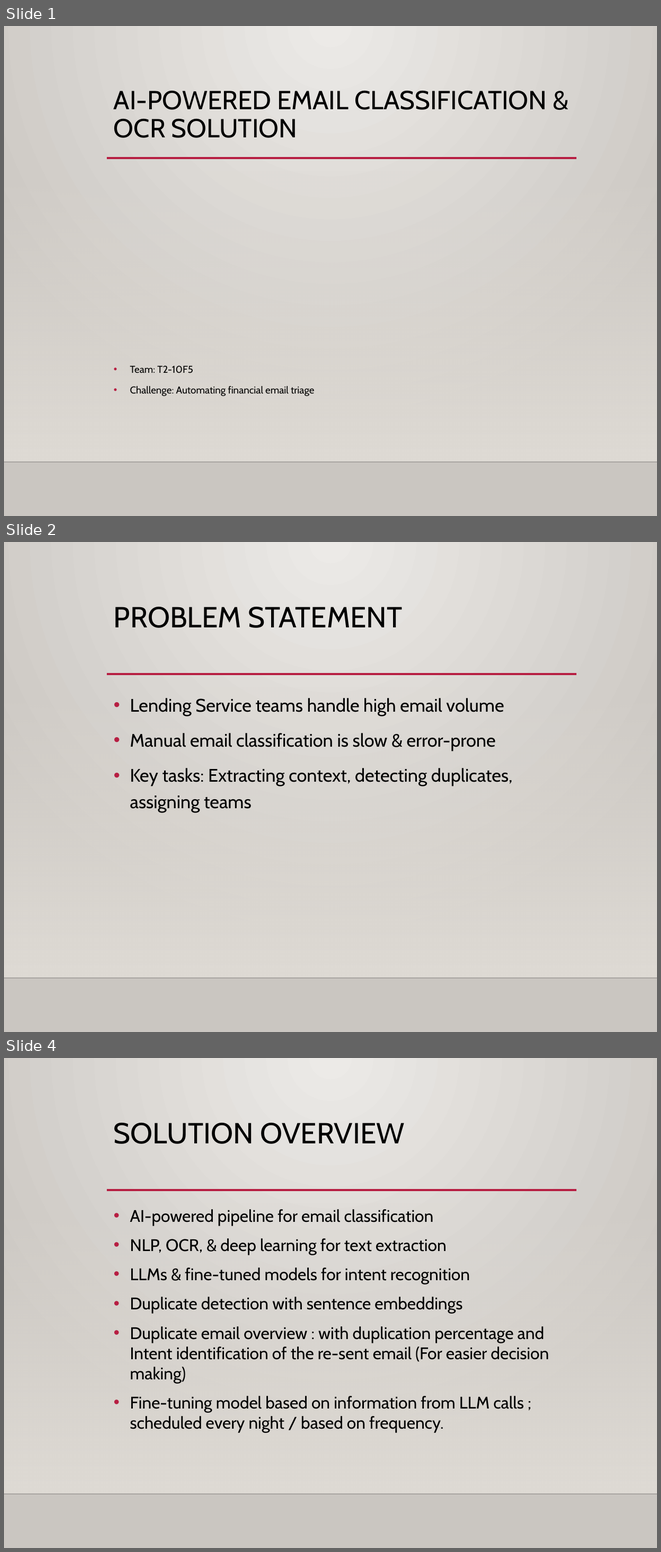
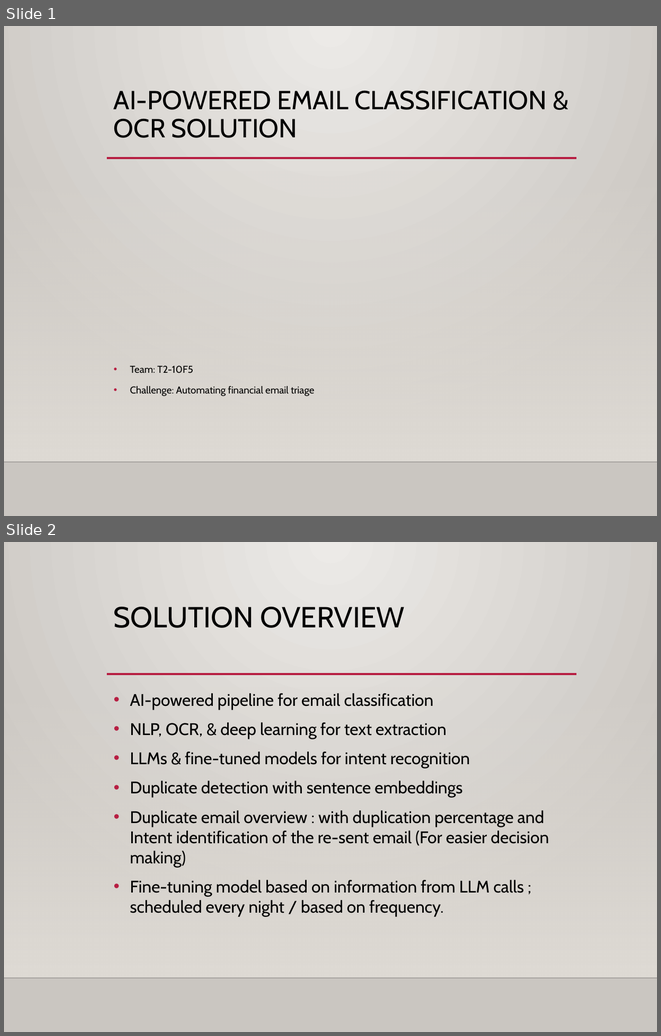
Before and after one commit to ewfx/gaied-t2-10-f5, a slide deck: artifacts/demo/Email_Classification.pptx. Shown one above the other, each under a label of ours: slides 1, 2 and 4 before the commit, slides 1 and 2 after it; the slides between them are not shown. The pictures are 661x1552 and 661x1036 pixels, drawn with LibreOffice and Linux fonts; fonts in the diff are those of the drawing; background and template pictures are left out. Boxes give left, top, right and bottom in pixels: in the first picture for what was removed or moved away, otherwise in the second. Text is boxed around its words. In the diff, an @@ line names an element or a change of style, - is before the commit and + after.

```diff
--- a/artifacts/demo/Email_Classification.pptx
+++ b/artifacts/demo/Email_Classification.pptx
@@ slide 2 removed at box(4, 542, 657, 1032), background gradient #ECEAE7 to #CAC7C1; not listed: 3 template elements that a slide beside it also shows @@
@@ title removed at box(114, 607, 402, 628) @@
-PROBLEM STATEMENT
@@ text removed at box(130, 698, 513, 812) @@
-• Lending Service teams handle high email volume
-• Manual email classification is slow & error-prone
-• Key tasks: Extracting context, detecting duplicates, assigning teams
@@ what was slide 4 is now slide 2 @@
```
Also in this commit, not shown: 2 other slides removed.
